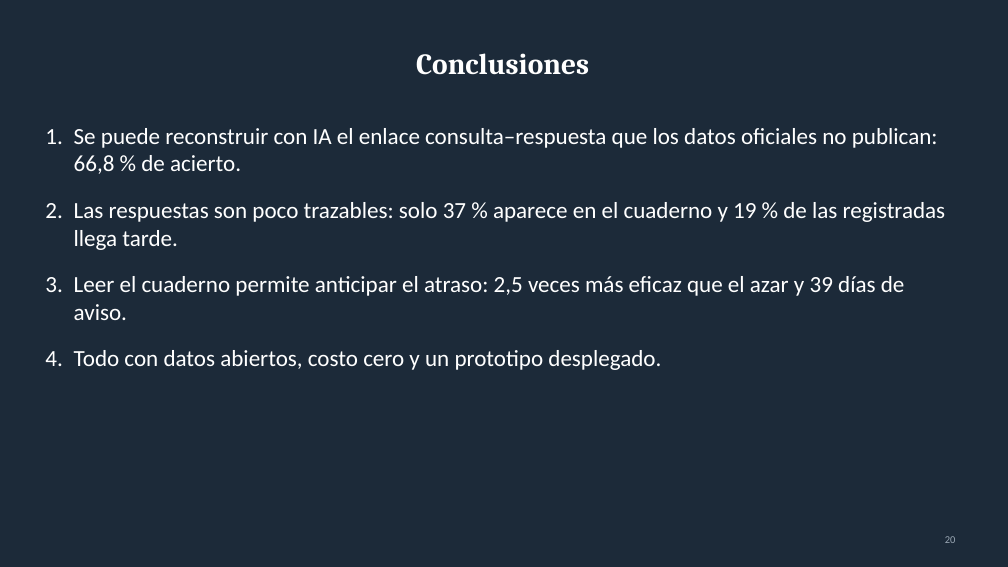
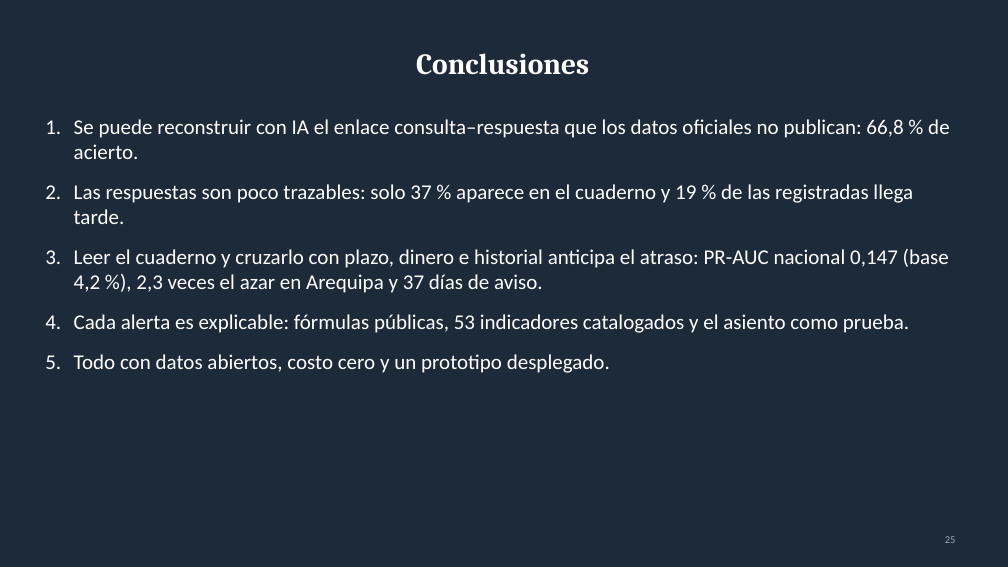
Before and after one commit to OwerLopez/caja-negra-obras, a slide deck: slide 25 of diapositivas/Caja_Negra_de_Obra.pptx (slide 20 before the commit). Drawn at 1008x567 pixels with LibreOffice and Linux fonts; fonts in the diff are those of the drawing. Boxes give left, top, right and bottom in pixels: in the first picture for what was removed or moved away, otherwise in the second. Text is boxed around its words. In the diff, an @@ line names an element or a change of style, - is before the commit and + after.

```diff
--- a/diapositivas/Caja_Negra_de_Obra.pptx
+++ b/diapositivas/Caja_Negra_de_Obra.pptx
@@ text "Se puede reconstruir con IA ...": place and size @@
-text "Se puede reconstruir con IA ..." at bbox=[74, 128, 946, 370]
+text "Se puede reconstruir con IA ..." at bbox=[74, 119, 949, 373]
@@ text at bbox=[74, 119, 949, 373]: size 22 to 20 pt in "Se puede reconstruir con IA el enlace ...", "Las respuestas son poco trazables: solo 37 ...", "Todo con datos abiertos, costo cero y ..."; less space between paragraphs @@
@@ text at bbox=[74, 249, 949, 333]: text changed; size 22 to 20 pt @@
-3. Leer el cuaderno permite anticipar el atraso: 2,5 veces más eficaz que el azar y 39 días de aviso.
+3. Leer el cuaderno y cruzarlo con plazo, dinero e historial anticipa el atraso: PR-AUC nacional 0,147 (base 4,2 %), 2,3 veces el azar en Arequipa y 37 días de aviso.
+4. Cada alerta es explicable: fórmulas públicas, 53 indicadores catalogados y el asiento como prueba.
```
Also in this commit, not shown: 13 other slides changed, 5 slides added, 6 other files.
